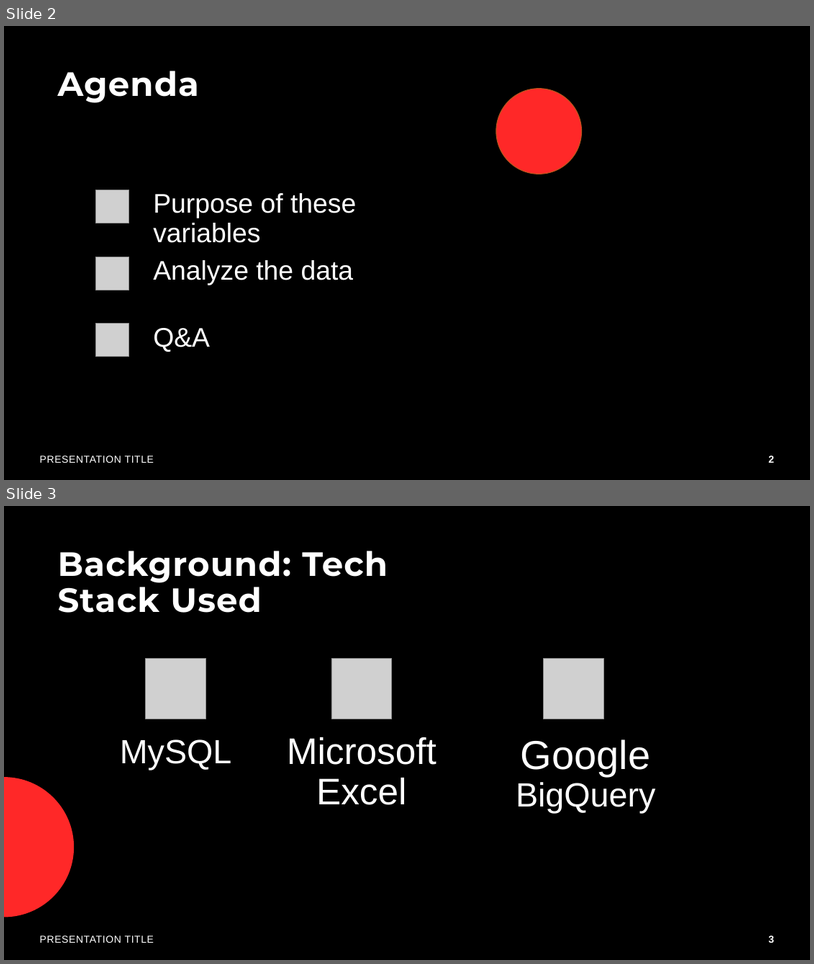
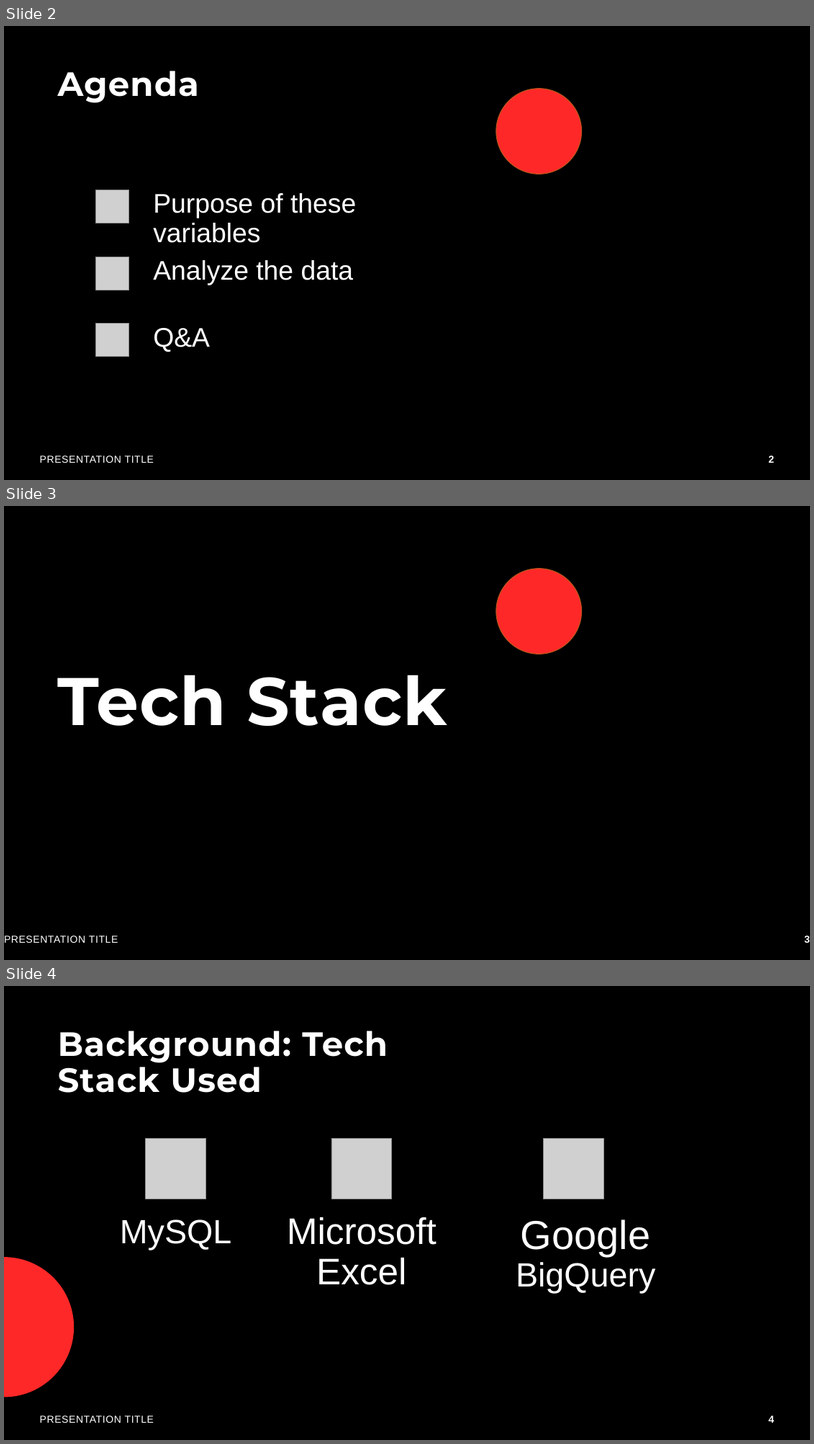
Before and after one commit to realaaron/DataAnalysisTraining, a slide deck: Project/Project0.pptx. Shown one above the other, each under a label of ours: slides 2 and 3 before the commit, slides 2, 3 and 4 after it. The pictures are 814x964 and 814x1444 pixels, drawn with LibreOffice and Linux fonts; fonts in the diff are those of the drawing; grey boxes stand for pictures; background and template pictures are left out. Boxes give left, top, right and bottom in pixels: in the first picture for what was removed or moved away, otherwise in the second. Text is boxed around its words. In the diff, an @@ line names an element or a change of style, - is before the commit and + after.

```diff
--- a/Project/Project0.pptx
+++ b/Project/Project0.pptx
@@ slide 3 added at (4, 506, 810, 960), background #000000; not listed: 1 template element that a slide beside it also shows @@
@@ title added at (58, 674, 448, 726), 80 pt, text #FFFFFF, bold @@
+Tech Stack
@@ text added at (4, 935, 118, 942), 12 pt, text #FFFFFF @@
+PRESENTATION TITLE
@@ page number added at (805, 935, 810, 942), 12 pt, text #FFFFFF, bold @@
+3
@@ what was slide 3 is now slide 4 @@
@@ page number at (769, 1415, 774, 1422): text changed @@
-3
+4
```
Also in this commit, not shown: 6 slides changed, 7 other slides added.
